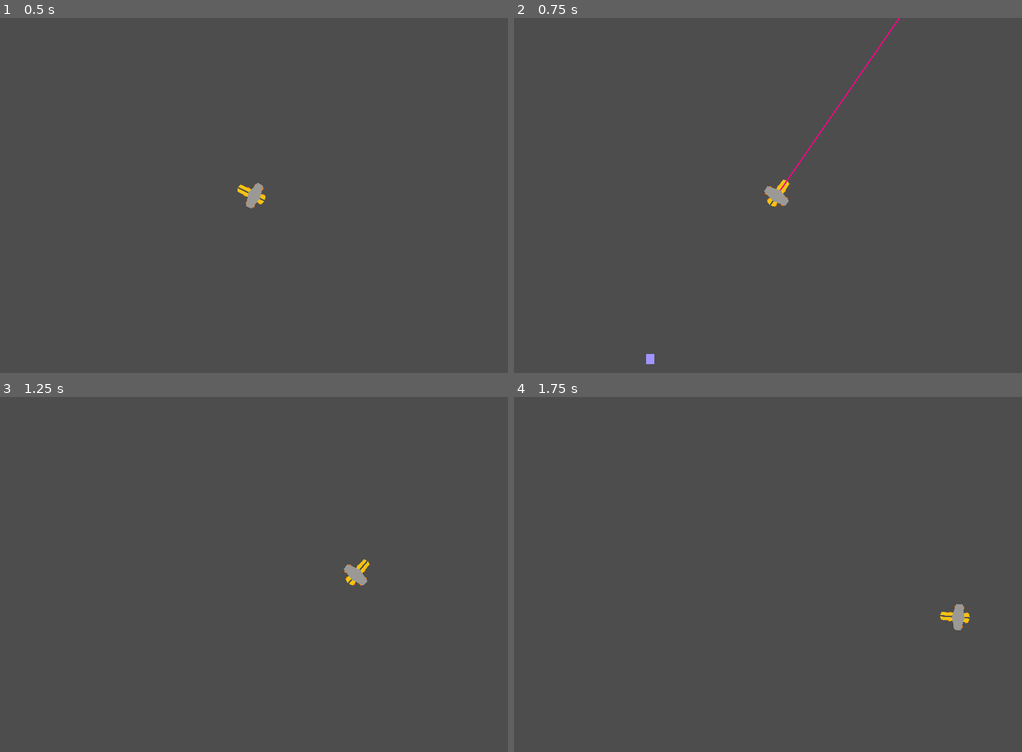
Above: before the commit, frames 1-4 (two rows, left to right).
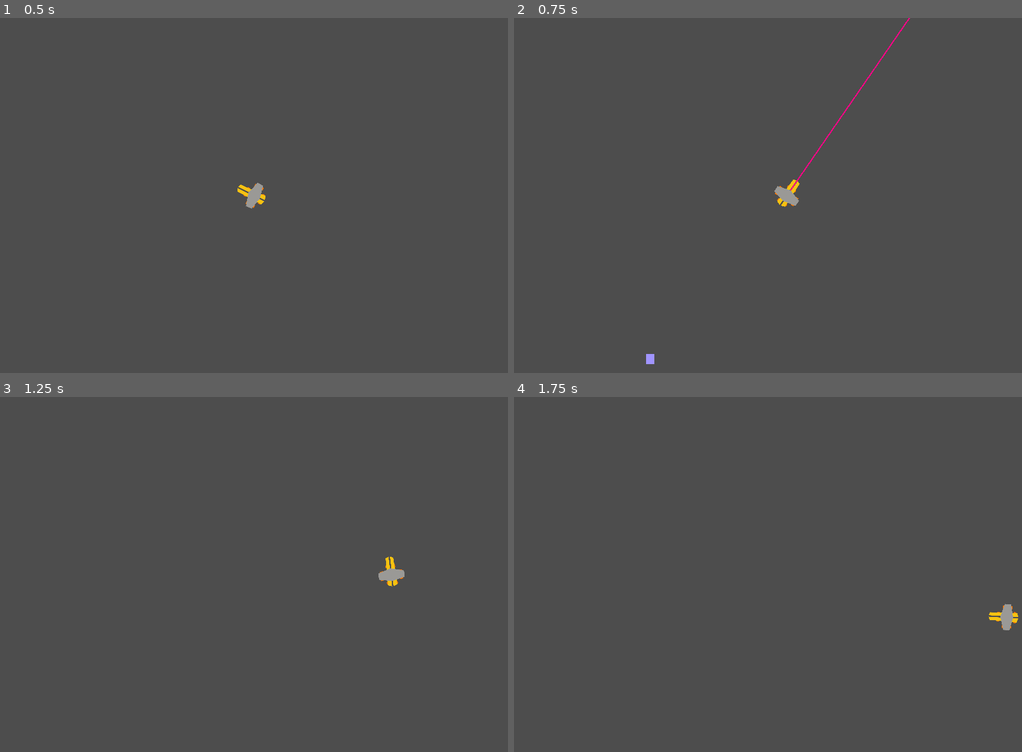
Above: after the commit, the same moments.

Repository: starshinePerigee/gun-with-engine
Game: Godot game, scene res://main.tscn
Two runs of this game, one before a commit and one after it. Both use one fixed random seed, a clock stepped at 60 frames per second and the inputs below.
Inputs (mouse positions are in pixels of both pictures, inside the frame that each line leads up to):
- Up to frame 1 (0.5 s): no input
- Up to frame 2 (0.75 s): tap Enter at 0.5 s; move the mouse to (879, 177) at 0.52 s; hold Right (ui_right) from 0.53 s (still down); click (879, 177) at 0.67 s
- Up to frame 3 (1.25 s): keep holding Right (ui_right)
- Up to frame 4 (1.75 s): move the mouse to (666, 592) at 1.27 s; release Right (ui_right) at 1.28 s; hold Down (ui_down) from 1.28 s (still down)

Frame 1 is identical in both runs. In frame 2, 0.6% of the frame differs, in the area x 49-78%, y 0-54%; in frame 3, 0.4%; in frame 4, 0.4%.

Commit message:
Added boost from stationary for player.

Diff:
--- a/player.gd
+++ b/player.gd
@@ -3,6 +3,8 @@
 @export var speed = 650
 @export var acceleration = 800
 @export var braking_factor = 1.5  # percent of acceleration
+@export var boost_speed = 100  # little accelleration boost when stationary
+@export var boost_threshold = 50  # threshold for boost to kick in
 @export var rotation_degrees_per_second = 420
 
 var max_rotation_radians = deg_to_rad(rotation_degrees_per_second)
@@ -56,6 +58,9 @@
 
 	velocity = velocity.normalized()
 
+	# check boost
+	var boost = current_velocity.length() <= boost_threshold
+
 	for ax in range(2):
 		if (velocity[ax] == 0) or ((velocity[ax] < 0) != (current_velocity[ax] < 0)):
 			# velocity is opposite sign to current_velocity or velocity is 0
@@ -70,6 +75,8 @@
 		if velocity[ax] != 0:
 			# also apply acceleration regardless of brake status
 			var accel_force = velocity[ax] * acceleration * delta
+			if boost:
+				accel_force += boost_speed * velocity.normalized()[ax]
 			current_velocity[ax] += accel_force
 
 	current_velocity = current_velocity.limit_length(speed)
